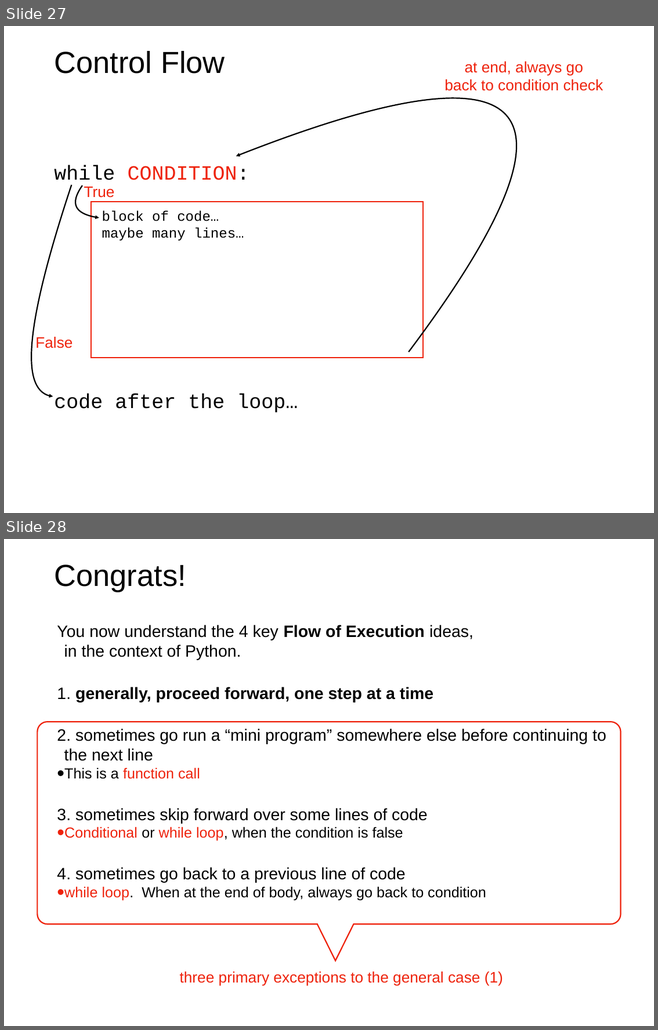
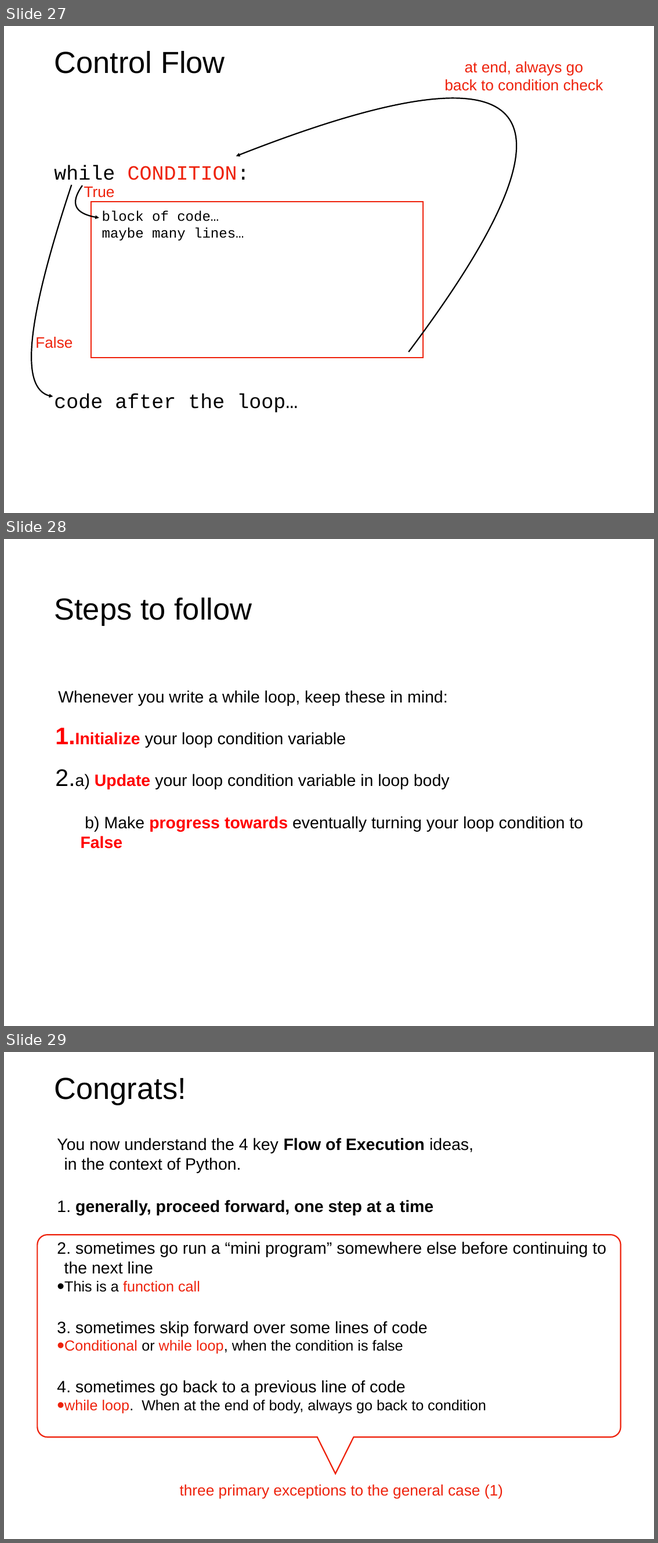
Before and after one commit to tylerharter/caraza-harter-com, a slide deck: tyler/meena/cs220/s21/materials/lec_11_S21.ppt. Shown one above the other, each under a label of ours: slides 27 and 28 before the commit, slides 27, 28 and 29 after it. The pictures are 658x1030 and 658x1543 pixels, drawn with LibreOffice and Linux fonts; fonts in the diff are those of the drawing. Boxes give left, top, right and bottom in pixels: in the first picture for what was removed or moved away, otherwise in the second. Text is boxed around its words. In the diff, an @@ line names an element or a change of style, - is before the commit and + after.

```diff
--- a/tyler/meena/cs220/s21/materials/lec_11_S21.ppt
+++ b/tyler/meena/cs220/s21/materials/lec_11_S21.ppt
@@ slide 28 added at bbox=[4, 539, 654, 1026], background #FFFFFF @@
@@ title added at bbox=[54, 598, 252, 626], 48 pt, text #000000 @@
+Steps to follow
@@ text added at bbox=[58, 690, 583, 849], 26 pt, text #000000 @@
+Whenever you write a while loop, keep these in mind:
+1. Initialize your loop condition variable
+2. a) Update your loop condition variable in loop body
+  b) Make progress towards eventually turning your loop condition to False
@@ what was slide 28 is now slide 29 @@
```
Also in this commit, not shown: 9 other files.
